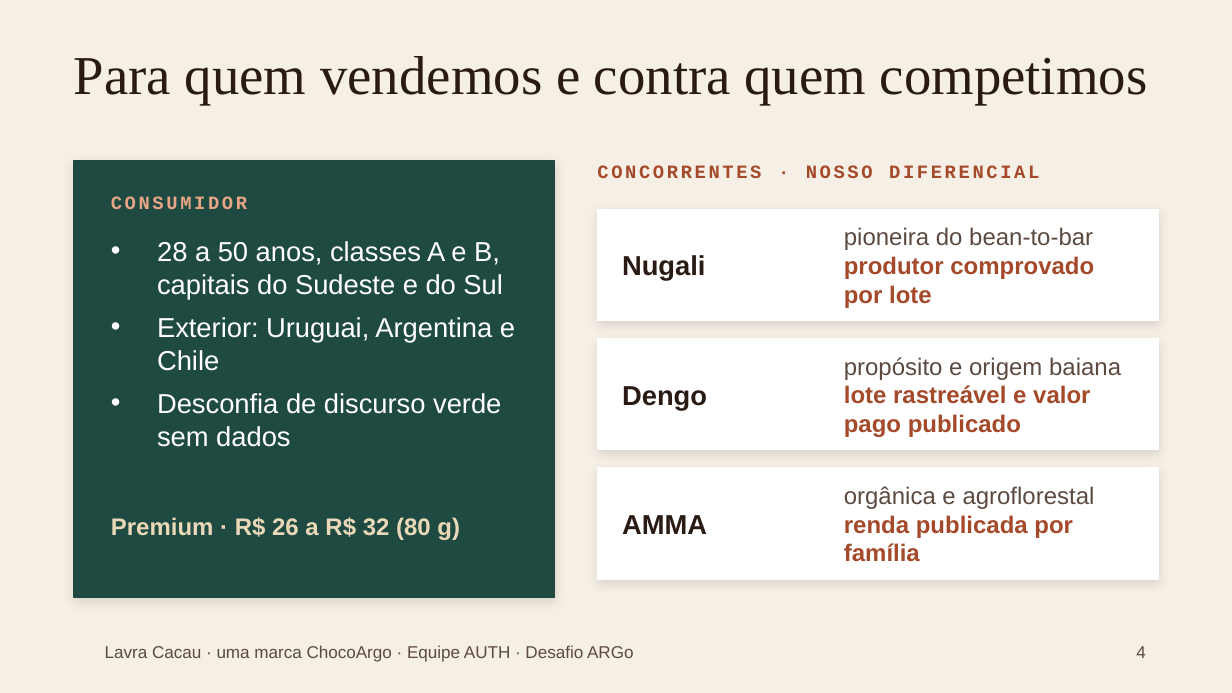
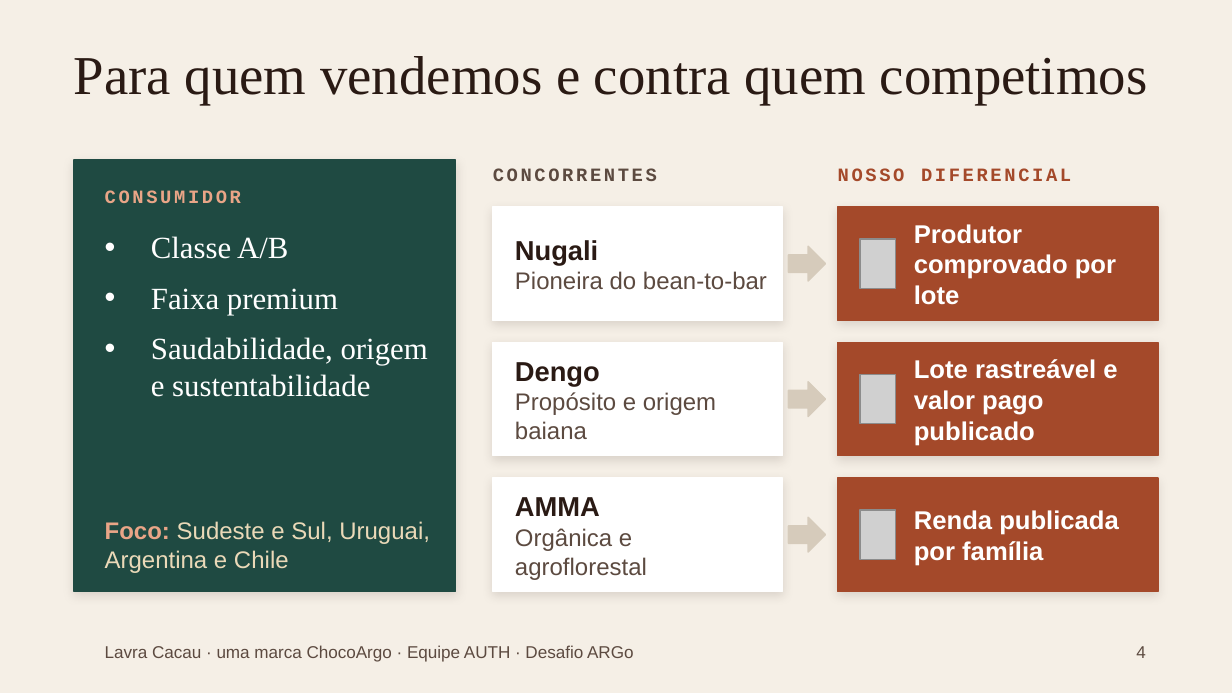
Before and after one commit to Equipe-Auth/auth-portfolio, a slide deck: slide 4 of lavra/Lavra-Cacau-Apresentacao-AUTH.pptx. Drawn at 1232x693 pixels with LibreOffice and Linux fonts; fonts in the diff are those of the drawing; grey boxes stand for pictures; background and template pictures are left out. Boxes give left, top, right and bottom in pixels: in the first picture for what was removed or moved away, otherwise in the second. Text is boxed around its words. In the diff, an @@ line names an element or a change of style, - is before the commit and + after.

```diff
--- a/lavra/Lavra-Cacau-Apresentacao-AUTH.pptx
+++ b/lavra/Lavra-Cacau-Apresentacao-AUTH.pptx
@@ rectangle: place and size @@
-rectangle at [74,160,554,598]
+rectangle at [74,160,456,591]
@@ text at [493,168,657,181]: text changed; text colour #A4492A to #5C4A40 @@
-CONCORRENTES · NOSSO DIFERENCIAL
+CONCORRENTES
@@ text added at [838,168,1071,181], 11 pt, text #A4492A, bold @@
+NOSSO DIFERENCIAL
@@ text "CONSUMIDOR": place and size @@
-text "CONSUMIDOR" at [111,196,247,209]
+text "CONSUMIDOR" at [105,190,241,203]
@@ rectangle: place and size @@
-rectangle at [598,209,1158,320]
+rectangle at [493,207,782,320]
@@ rectangle added at [838,207,1158,320], fill #A4492A, outline #A4492A 0.75 pt @@
@@ text at [151,236,428,397]: text changed; size 16 to 18 pt; font Arial to Times New Roman @@
-• 28 a 50 anos, classes A e B, capitais do Sudeste e do Sul
-• Exterior: Uruguai, Argentina e Chile
-• Desconfia de discurso verde sem dados
+• Classe A/B
+• Faixa premium
+• Saudabilidade, origem e sustentabilidade
@@ picture added at [860,239,896,288] @@
@@ text added at [914,224,1116,305], 15 pt, text #FFFFFF, bold @@
+Produtor comprovado por lote
@@ text at [515,240,767,290]: text changed; text colour #A4492A to #5C4A40; bold off @@
-pioneira do bean-to-bar
-produtor comprovado por lote
+Nugali
+Pioneira do bean-to-bar
@@ text removed at [622,255,705,281] @@
-Nugali
@@ right arrow added at [788,246,825,281], fill #D6CBBB, outline #D6CBBB 1 pt @@
@@ rectangle: place and size @@
-rectangle at [598,339,1158,450]
+rectangle at [493,342,782,456]
@@ rectangle added at [838,342,1158,456], fill #A4492A, outline #A4492A 0.75 pt @@
@@ text at [914,359,1117,446]: text changed; size 14 to 15 pt; text colour #A4492A to #FFFFFF @@
-propósito e origem baiana
-lote rastreável e valor pago publicado
+Lote rastreável e valor pago publicado
@@ text added at [515,362,716,439], 14 pt, text #5C4A40 @@
+Dengo
+Propósito e origem baiana
@@ text removed at [622,386,707,410] @@
-Dengo
@@ right arrow added at [788,382,825,416], fill #D6CBBB, outline #D6CBBB 1 pt @@
@@ picture added at [860,375,896,424] @@
@@ rectangle: place and size @@
-rectangle at [598,468,1158,579]
+rectangle at [493,478,782,591]
@@ text "AMMA": place and size @@
-text "AMMA" at [622,515,707,534]
+text "AMMA" at [515,497,647,580]
@@ rectangle added at [838,478,1158,591], fill #A4492A, outline #A4492A 0.75 pt @@
@@ text "Foco: Sudeste e Sul, Uruguai, ..." at [105,521,430,573]: vertical alignment top to bottom @@
@@ text at [105,521,430,573]: text changed; bold off @@
-Premium · R$ 26 a R$ 32 (80 g)
+Foco: Sudeste e Sul, Uruguai, Argentina e Chile
@@ text at [515,528,647,580]: paragraph added @@
+Orgânica e agroflorestal
@@ right arrow added at [788,517,825,552], fill #D6CBBB, outline #D6CBBB 1 pt @@
@@ picture added at [860,510,896,559] @@
@@ text at [914,510,1119,566]: text changed; size 14 to 15 pt; text colour #A4492A to #FFFFFF @@
-orgânica e agroflorestal
-renda publicada por família
+Renda publicada por família
```
